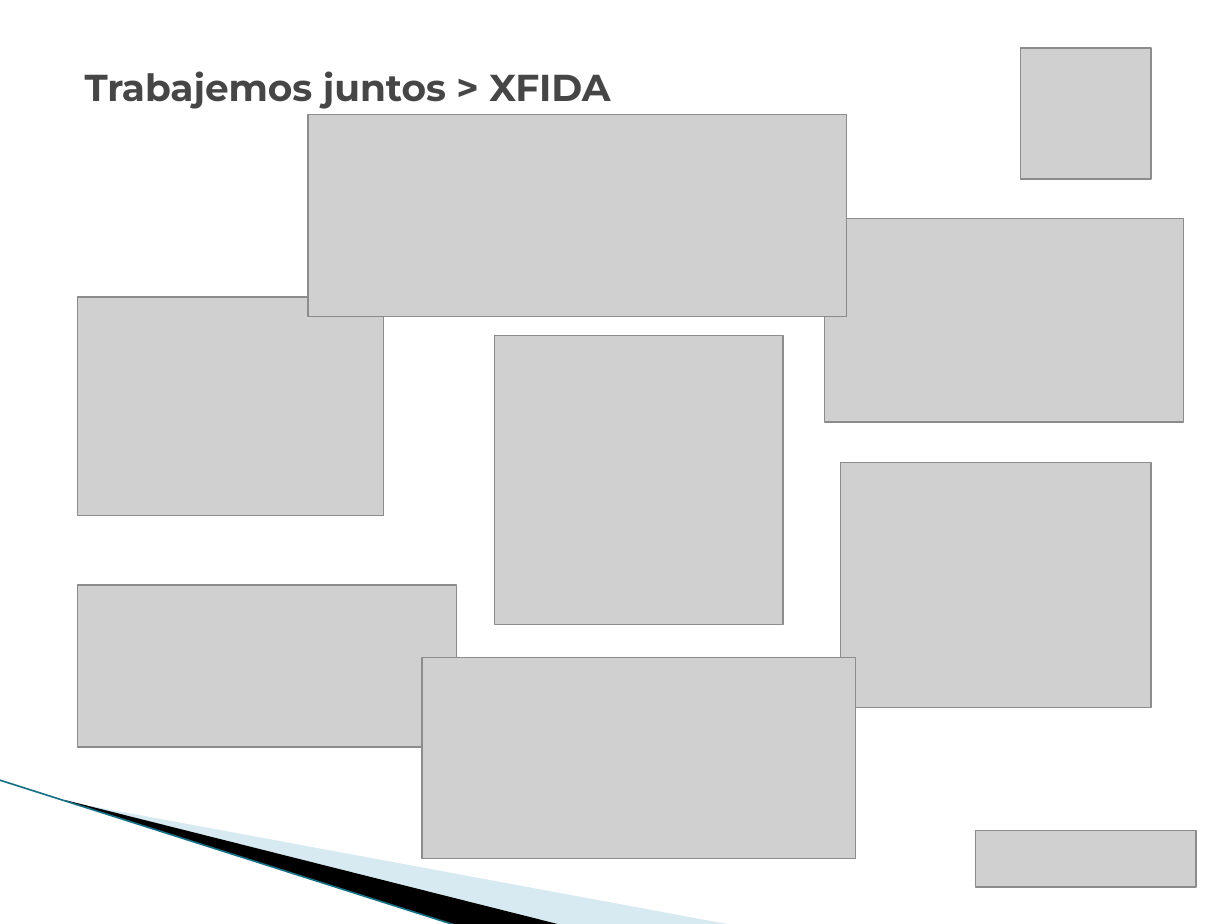
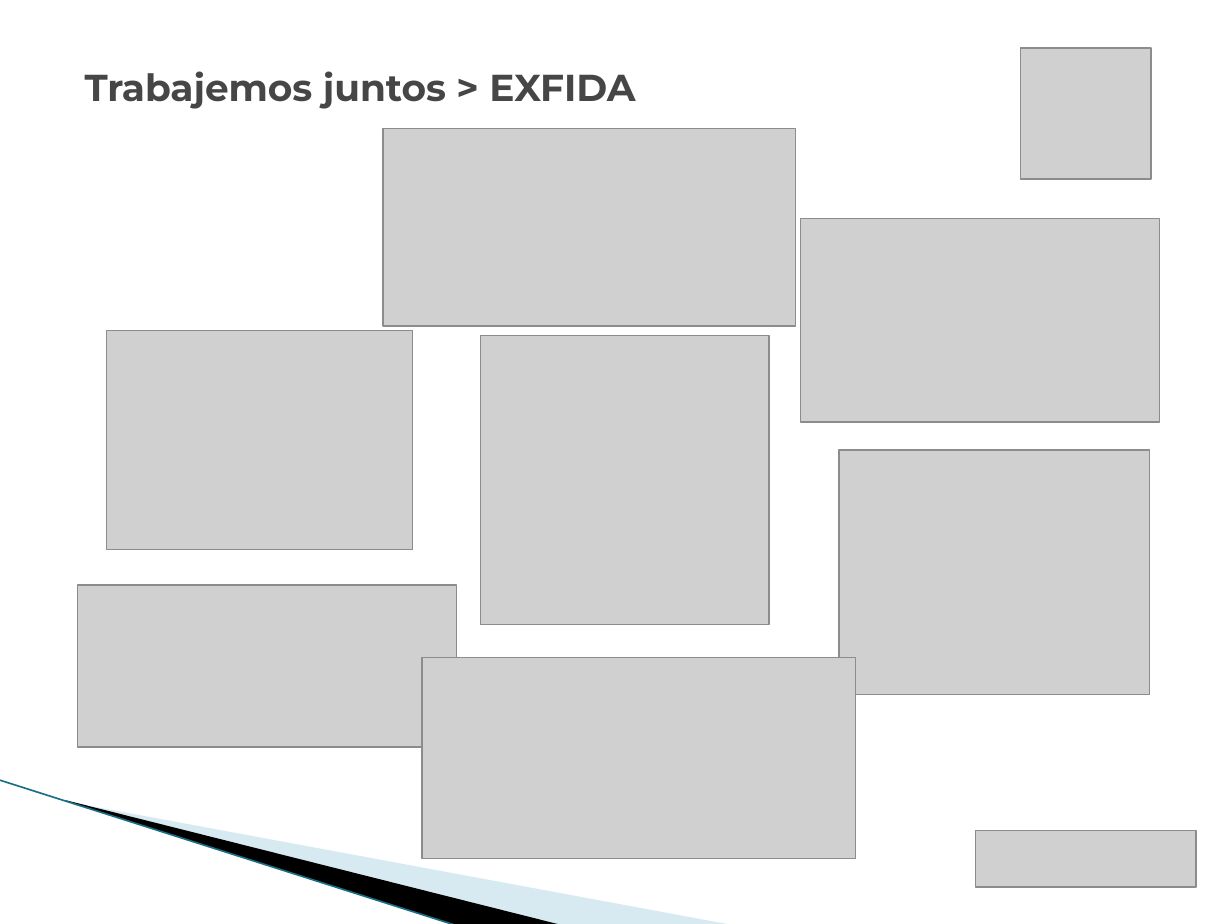
Before and after one commit to vicky1404/rev-ii, a slide deck: slide 22 of docs/comercial/brochure_2.pptx (slide 21 before the commit). Drawn at 1232x924 pixels with LibreOffice and Linux fonts; fonts in the diff are those of the drawing; grey boxes stand for pictures; background and template pictures are left out. Boxes give left, top, right and bottom in pixels: in the first picture for what was removed or moved away, otherwise in the second. Text is boxed around its words. In the diff, an @@ line names an element or a change of style, - is before the commit and + after.

```diff
--- a/docs/comercial/brochure_2.pptx
+++ b/docs/comercial/brochure_2.pptx
@@ text at <box>85,71,635,109</box>: text changed @@
-Trabajemos juntos > XFIDA
+Trabajemos juntos > EXFIDA
@@ picture: place and size @@
-picture at <box>308,115,846,317</box>
+picture at <box>383,128,796,325</box>
@@ picture: place and size @@
-picture at <box>824,219,1183,423</box>
+picture at <box>801,219,1159,423</box>
@@ picture: place and size @@
-picture at <box>78,297,383,515</box>
+picture at <box>106,330,411,548</box>
@@ picture: place and size @@
-picture at <box>494,335,782,623</box>
+picture at <box>480,335,769,623</box>
@@ picture: place and size @@
-picture at <box>840,462,1151,707</box>
+picture at <box>839,450,1149,695</box>
```
Also in this commit, not shown: 17 other slides changed, 2 slides added, 1 slide removed, 1 other file.
